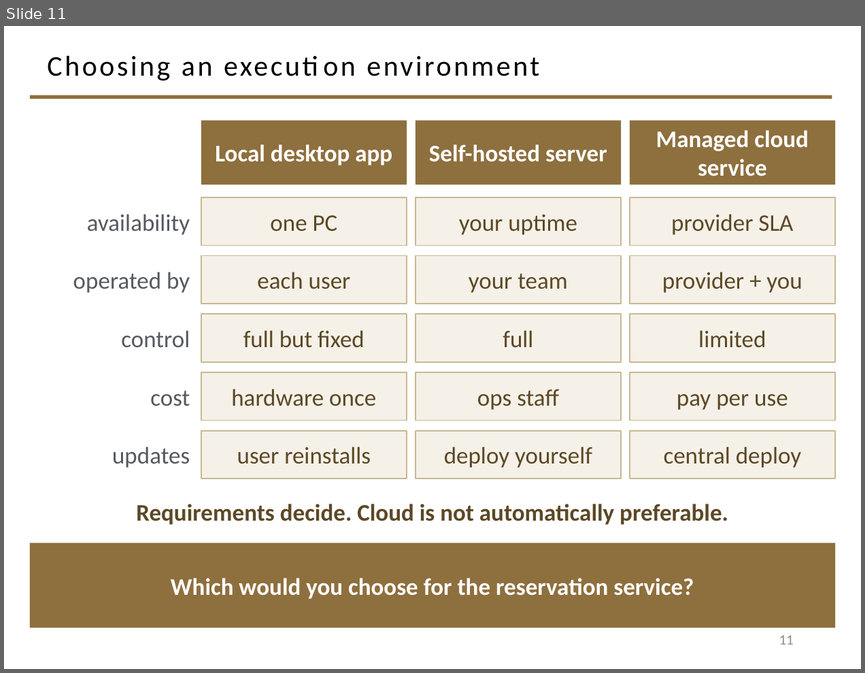
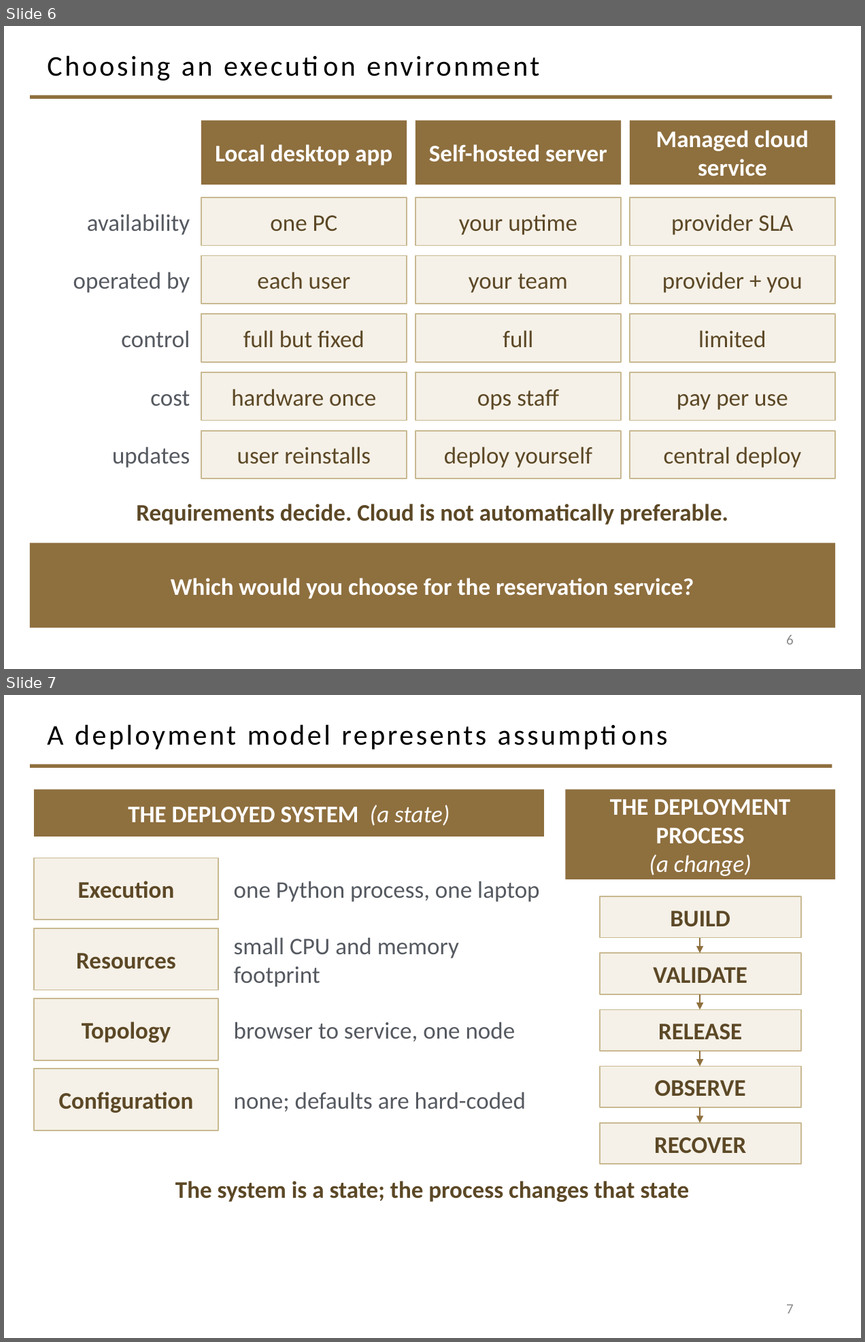
Before and after one commit to davisjam/model-based-agentic-software-engineering, a slide deck: course/lectures/act-3-software-in-the-world/02-compute-environments-and-data-management/3-1-Compute-Environments-and-Deployment.pptx. Shown one above the other, each under a label of ours: slide 11 before the commit, slides 6 and 7 after it. The pictures are 865x673 and 865x1342 pixels, drawn with LibreOffice and Linux fonts; fonts in the diff are those of the drawing; background and template pictures are left out. Boxes give left, top, right and bottom in pixels: in the first picture for what was removed or moved away, otherwise in the second. Text is boxed around its words. In the diff, an @@ line names an element or a change of style, - is before the commit and + after.

```diff
--- a/course/lectures/act-3-software-in-the-world/02-compute-environments-and-data-management/3-1-Compute-Environments-and-Deployment.pptx
+++ b/course/lectures/act-3-software-in-the-world/02-compute-environments-and-data-management/3-1-Compute-Environments-and-Deployment.pptx
@@ slide 7 added at [4,695,861,1338], background #FFFFFF; not listed: 1 template element that a slide beside it also shows @@
@@ title added at [47,724,486,749], 24 pt, text #000000 @@
+A deployment model represents assumptions
@@ rectangle added at [34,790,544,836], fill #8E6F3E, 20 pt, text #FFFFFF, bold @@
+THE DEPLOYED SYSTEM (a state)
@@ rectangle added at [565,790,835,879], fill #8E6F3E, 20 pt, text #FFFFFF, bold @@
+THE DEPLOYMENT PROCESS
+(a change)
@@ rectangle added at [34,858,218,919], fill #F5F1E8, outline #C9B991 1 pt, 20 pt, text #5C4826, bold @@
+Execution
@@ text added at [234,881,539,902], 20 pt, text #555960 @@
+one Python process, one laptop
@@ rectangle added at [600,896,801,938], fill #F5F1E8, outline #C9B991 1 pt, 20 pt, text #5C4826, bold @@
+BUILD
@@ rectangle added at [34,928,218,989], fill #F5F1E8, outline #C9B991 1 pt, 20 pt, text #5C4826, bold @@
+Resources
@@ text added at [234,937,459,987], 20 pt, text #555960 @@
+small CPU and memory footprint
@@ arrow added from (700, 938) to (700, 953), #8E6F3E 1.5 pt @@
@@ rectangle added at [600,953,801,994], fill #F5F1E8, outline #C9B991 1 pt, 20 pt, text #5C4826, bold @@
+VALIDATE
@@ rectangle added at [34,998,218,1060], fill #F5F1E8, outline #C9B991 1 pt, 20 pt, text #5C4826, bold @@
+Topology
@@ arrow added from (700, 994) to (700, 1009), #8E6F3E 1.5 pt @@
@@ rectangle added at [600,1009,801,1051], fill #F5F1E8, outline #C9B991 1 pt, 20 pt, text #5C4826, bold @@
+RELEASE
@@ text added at [234,1021,515,1041], 20 pt, text #555960 @@
+browser to service, one node
@@ arrow added from (700, 1051) to (700, 1066), #8E6F3E 1.5 pt @@
@@ rectangle added at [34,1068,218,1130], fill #F5F1E8, outline #C9B991 1 pt, 20 pt, text #5C4826, bold @@
+Configuration
@@ rectangle added at [600,1066,801,1107], fill #F5F1E8, outline #C9B991 1 pt, 20 pt, text #5C4826, bold @@
+OBSERVE
@@ text added at [234,1091,526,1111], 20 pt, text #555960 @@
+none; defaults are hard-coded
@@ rectangle added at [600,1123,801,1164], fill #F5F1E8, outline #C9B991 1 pt, 20 pt, text #5C4826, bold @@
+RECOVER
@@ arrow added from (700, 1107) to (700, 1123), #8E6F3E 1.5 pt @@
@@ text added at [175,1181,689,1202], 20 pt, text #5C4826, bold @@
+The system is a state; the process changes that state
@@ page number added at [786,1304,793,1313], 12 pt, text #8C8C8C @@
+7
@@ what was slide 11 is now slide 6 @@
@@ page number at [786,635,793,644]: text changed @@
-11
+6
```
Also in this commit, not shown: 4 other slides added, 6 slides removed, 1 other file.
